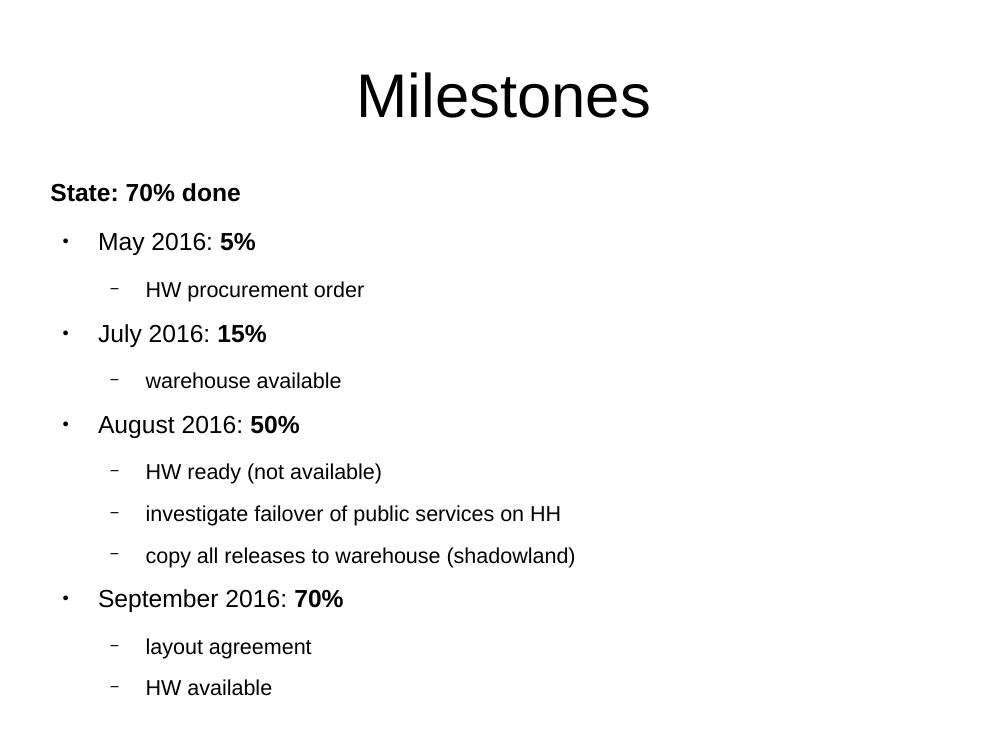
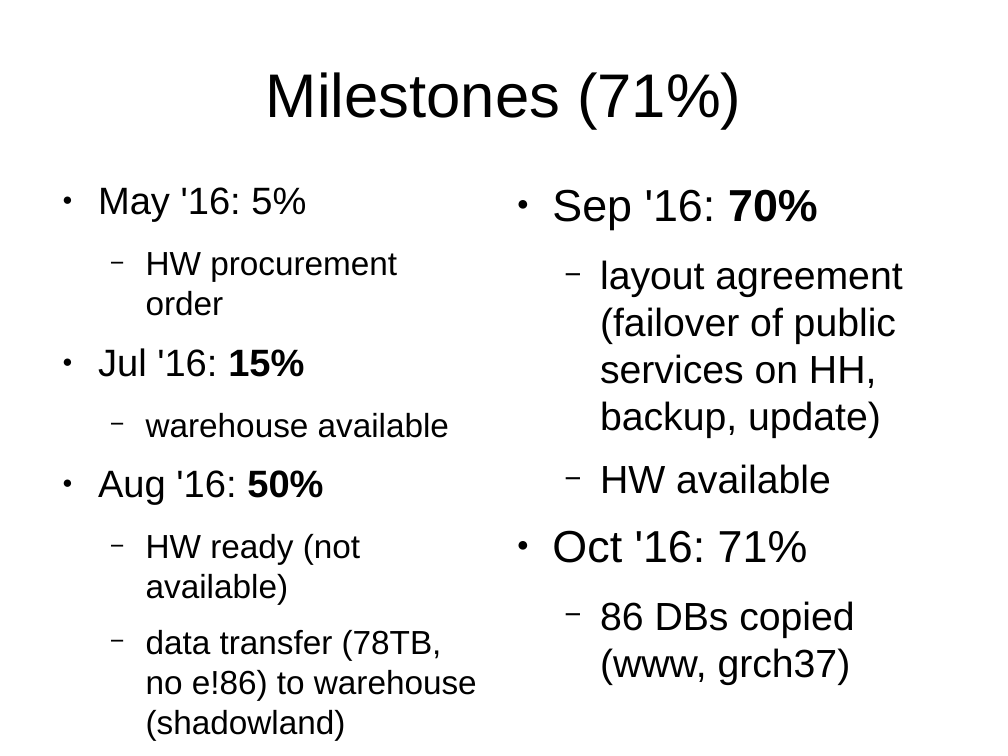
Before and after one commit to avullo/ensembl-migration-pm, a slide deck: slide 26 of data-review-10-16/talk.odp. Drawn at 1008x756 pixels with LibreOffice and Linux fonts; fonts in the diff are those of the drawing; background and template pictures are left out. Boxes give left, top, right and bottom in pixels: in the first picture for what was removed or moved away, otherwise in the second. Text is boxed around its words. In the diff, an @@ line names an element or a change of style, - is before the commit and + after.

```diff
--- a/data-review-10-16/talk.odp
+++ b/data-review-10-16/talk.odp
@@ title at (266,72,741,129): text changed @@
-Milestones
+Milestones (71%)
@@ text at (98,187,477,740): text changed; size 17.6 to 27.2 pt @@
-● July 2016: 15%
+● Jul '16: 15%
@@ text at (98,187,306,222): text changed; size 17.6 to 27.2 pt; bold off @@
-State: 70% done
-● May 2016: 5%
+● May '16: 5%
@@ text at (146,252,449,604): size 15.4 to 23.8 pt in "HW procurement order", "warehouse available", "HW ready (not available)" @@
@@ text added at (552,307,896,685), 28 pt, text #000000 @@
+● Sep '16: 70%
+  − layout agreement (failover of public services on HH, backup, update)
+  − HW available
+● Oct '16: 71%
+  − 86 DBs copied (www, grch37)
@@ text at (98,470,323,505): text changed; size 17.6 to 27.2 pt @@
-● August 2016: 50%
+● Aug '16: 50%
@@ text at (146,630,477,740): text changed; size 15.4 to 23.8 pt @@
-  − investigate failover of public services on HH
-  − copy all releases to warehouse (shadowland)
-● September 2016: 70%
-  − layout agreement
-  − HW available
+  − data transfer (78TB, no e!86) to warehouse (shadowland)
```
Also in this commit, not shown: 16 other slides changed, 6 slides added, 4 slides removed, 11 other files.
